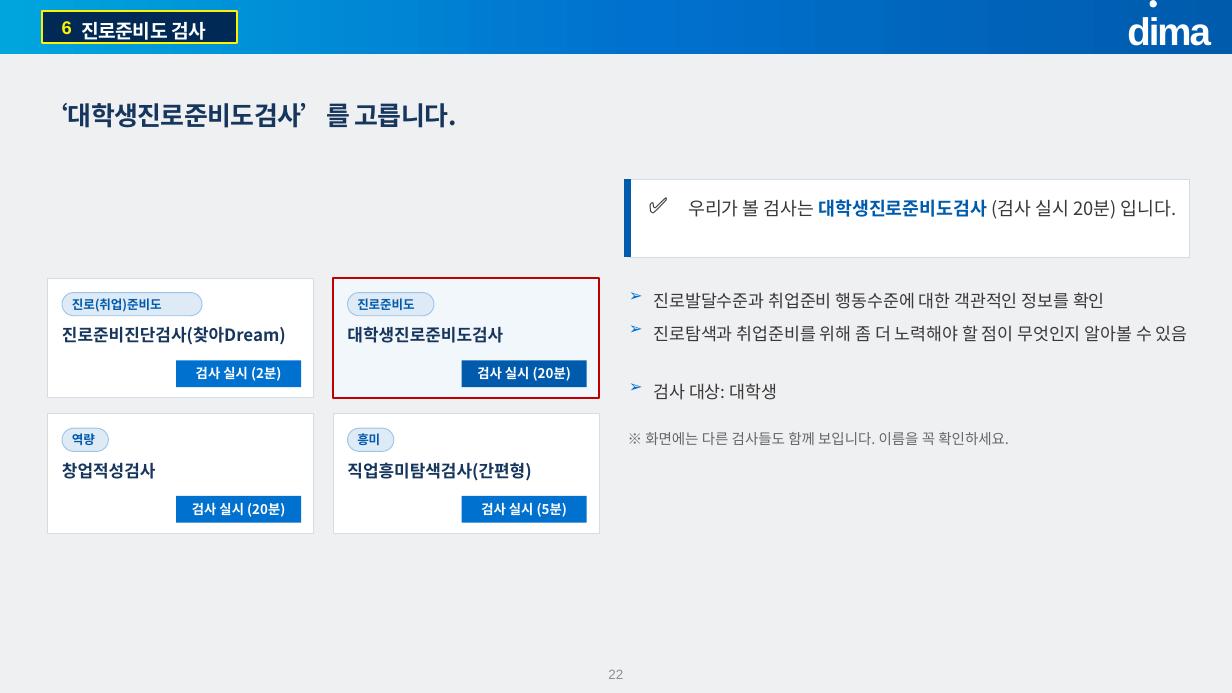
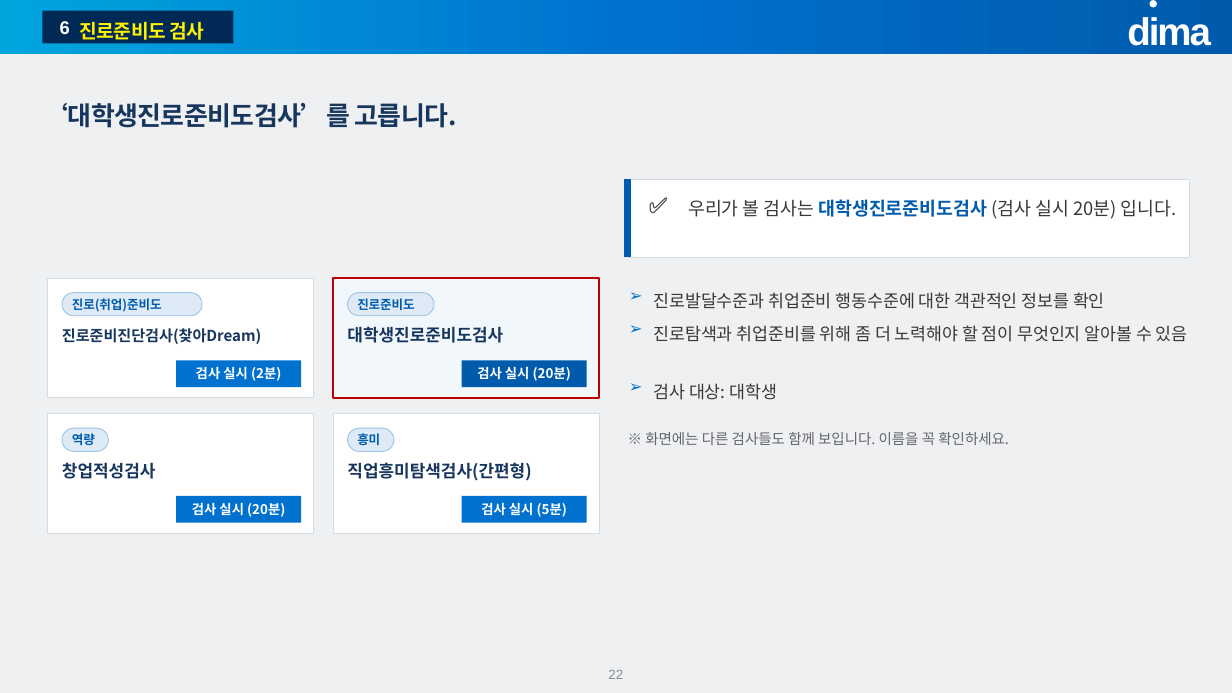
Before and after one commit to jungaistar/lms, a slide deck: slide 22 of materials/dist/1주차_오리엔테이션.pptx. Drawn at 1232x693 pixels with LibreOffice and Linux fonts; fonts in the diff are those of the drawing; background and template pictures are left out. Boxes give left, top, right and bottom in pixels: in the first picture for what was removed or moved away, otherwise in the second. Text is boxed around its words. In the diff, an @@ line names an element or a change of style, - is before the commit and + after.

```diff
--- a/materials/dist/1주차_오리엔테이션.pptx
+++ b/materials/dist/1주차_오리엔테이션.pptx
@@ rectangle: place and size @@
-rectangle at (43, 10, 238, 43)
+rectangle at (43, 10, 234, 43)
@@ rectangle at (43, 10, 234, 43): outline #FFF100 1.5 pt to none @@
@@ text "6" at (60, 21, 70, 34): text colour #FFF100 to #FFFFFF @@
@@ text "진로준비도 검사" at (79, 22, 205, 44): text colour #FFFFFF to #FFF100 @@
@@ text "진로준비진단검사(찾아Dream)" at (62, 328, 261, 344): size 13.2 to 11.8 pt; line spacing 15.8pt to 14.2pt @@
```
Also in this commit, not shown: 15 other slides changed, 37 other files.
